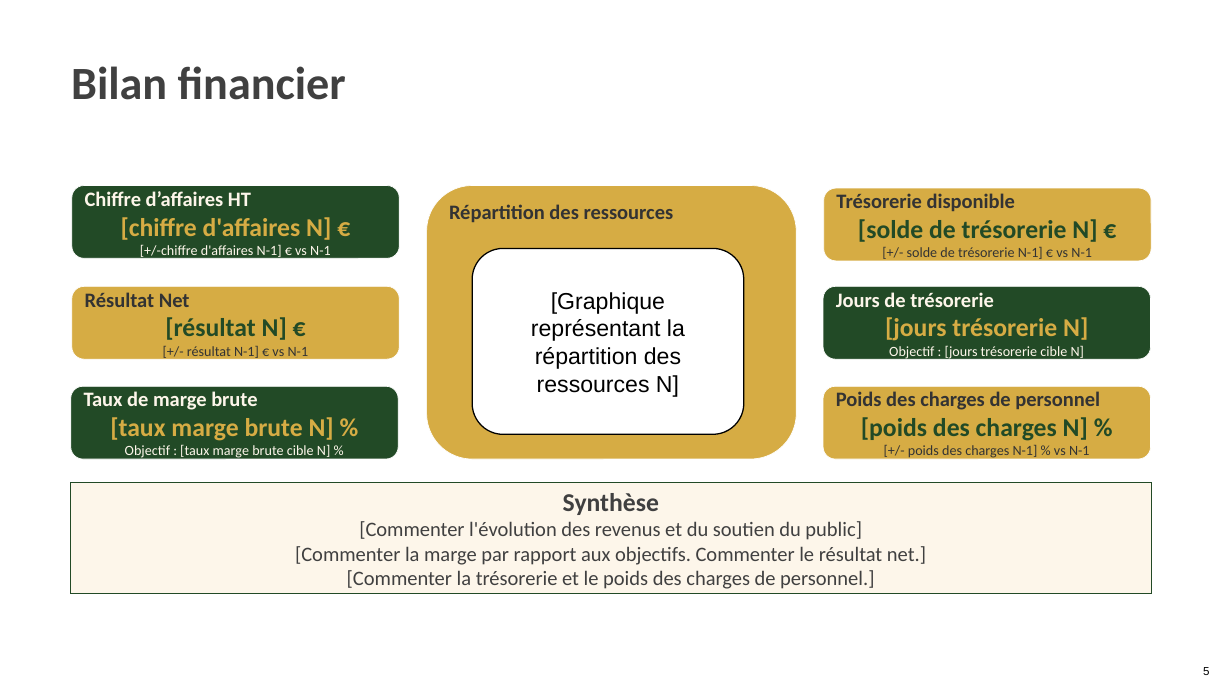
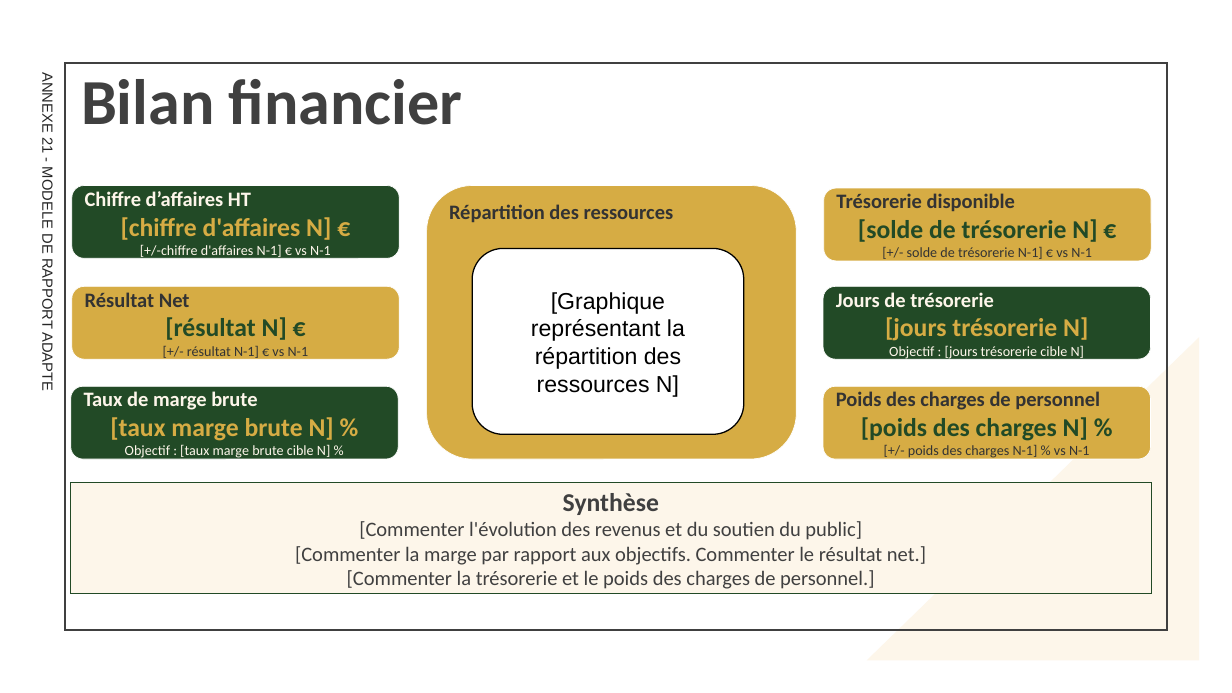
Before and after one commit to Ok1nam/EDP180625, a slide deck: slide 5 of client/public/fichiers/ANNEXE 21 - MODELE DE RAPPORT ADAPTE.pptx. Drawn at 1232x693 pixels with LibreOffice and Linux fonts; fonts in the diff are those of the drawing. Boxes give left, top, right and bottom in pixels: in the first picture for what was removed or moved away, otherwise in the second. Text is boxed around its words. In the diff, an @@ line names an element or a change of style, - is before the commit and + after.

```diff
--- a/client/public/fichiers/ANNEXE 21 - MODELE DE RAPPORT ADAPTE.pptx
+++ b/client/public/fichiers/ANNEXE 21 - MODELE DE RAPPORT ADAPTE.pptx
@@ title "Bilan financier": place and size @@
-title "Bilan financier" at <box>71,66,346,100</box>
+title "Bilan financier" at <box>81,79,463,125</box>
@@ title "Bilan financier" at <box>81,79,463,125</box>: size 36 to 50 pt; vertical alignment top to middle @@
@@ text added at <box>39,78,55,390</box>, 11.5 pt, text #262626 @@
+ANNEXE 21 - MODELE DE RAPPORT ADAPTE
@@ rectangle added at <box>65,63,1167,629</box>, outline #404040 1.5 pt @@
@@ right triangle added at <box>867,337,1200,661</box>, fill #FDF6EA @@
@@ page number removed at <box>1203,667,1209,675</box> @@
-5
```
Also in this commit, not shown: 9 other slides changed, 4 other files.
